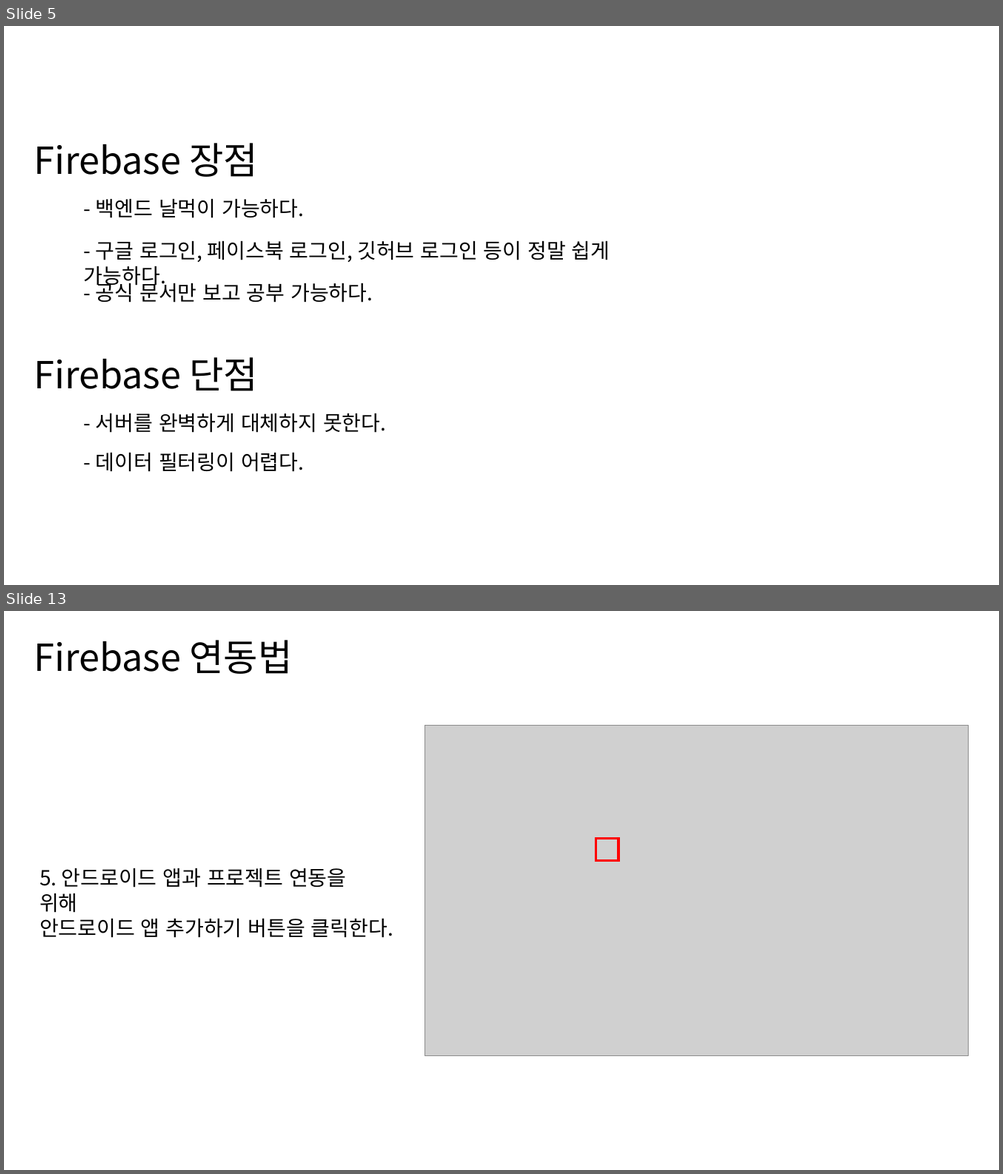
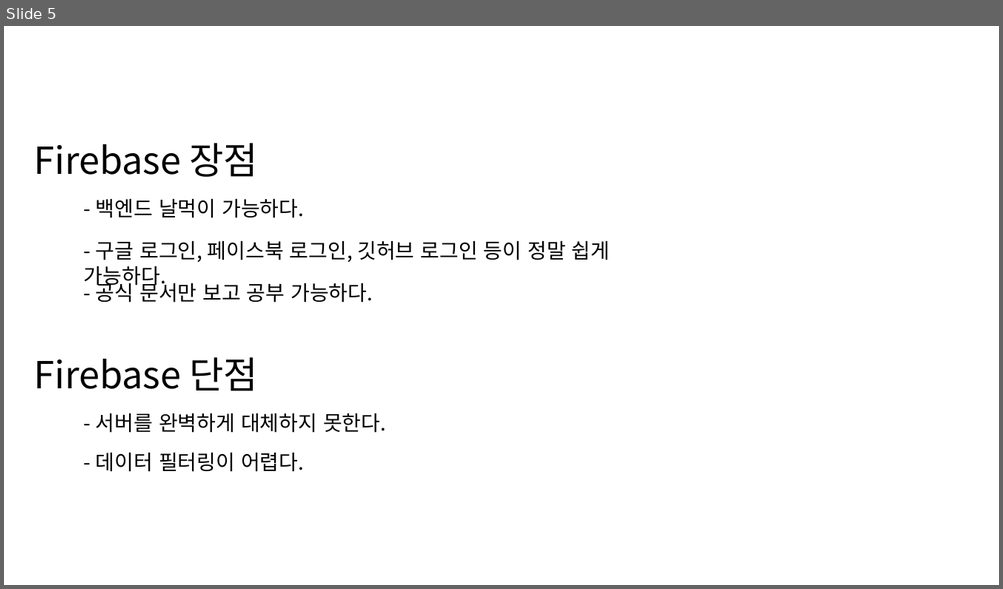
Before and after one commit to ckstmznf/2022-EDCAN-Class, a slide deck: PPT/2. Firebase/Firebase.pptx. Shown one above the other, each under a label of ours: slides 5 and 13 before the commit, slide 5 after it; the slides between them are not shown. The pictures are 1003x1174 and 1003x589 pixels, drawn with LibreOffice and Linux fonts; fonts in the diff are those of the drawing; grey boxes stand for pictures. Boxes give left, top, right and bottom in pixels: in the first picture for what was removed or moved away, otherwise in the second. Text is boxed around its words. In the diff, an @@ line names an element or a change of style, - is before the commit and + after.

```diff
--- a/PPT/2. Firebase/Firebase.pptx
+++ b/PPT/2. Firebase/Firebase.pptx
@@ slide 13 removed at [4,611,999,1170], background #FFFFFF @@
@@ text removed at [34,640,293,674] @@
-Firebase 연동법
@@ picture removed at [425,725,969,1056] @@
@@ rectangle removed at [596,839,618,861] @@
@@ text removed at [40,868,393,938] @@
-5. 안드로이드 앱과 프로젝트 연동을 위해
-안드로이드 앱 추가하기 버튼을 클릭한다.
```
Also in this commit, not shown: 5 slides changed, 12 slides added, 7 other slides removed, 52 other files.
